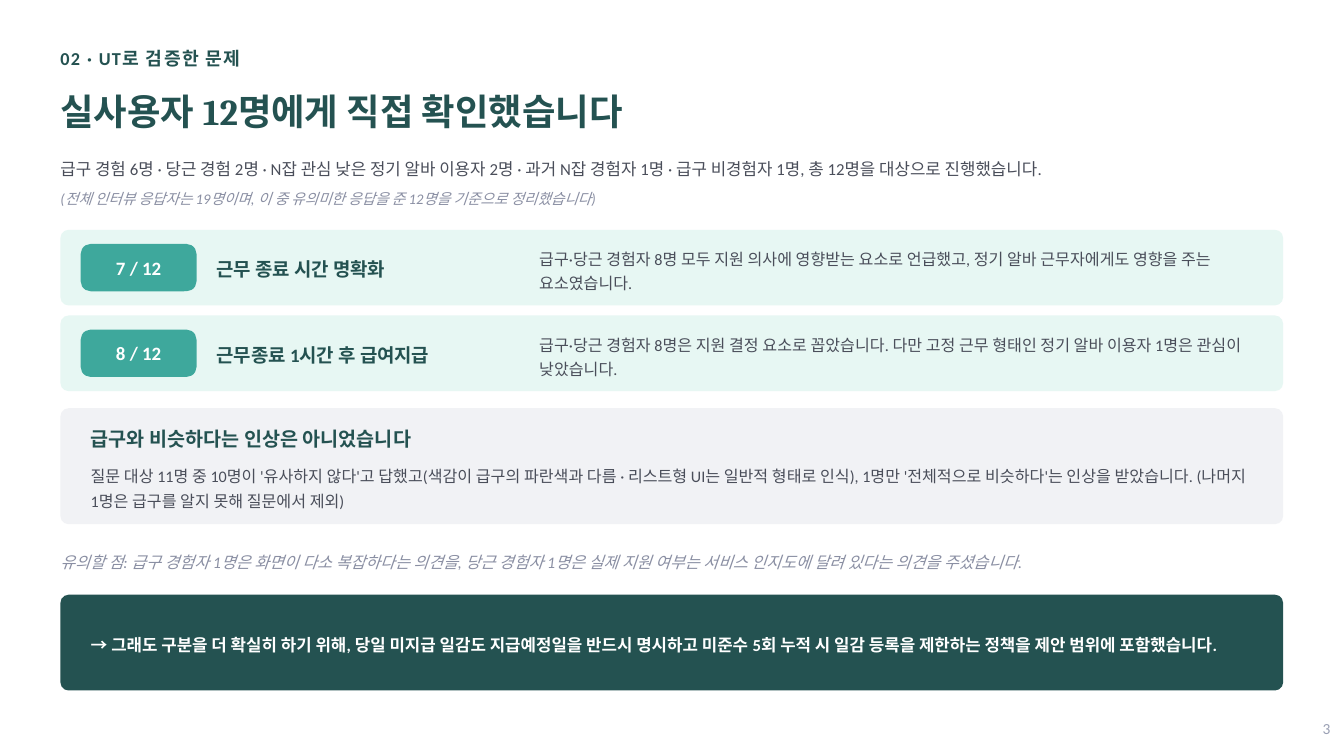
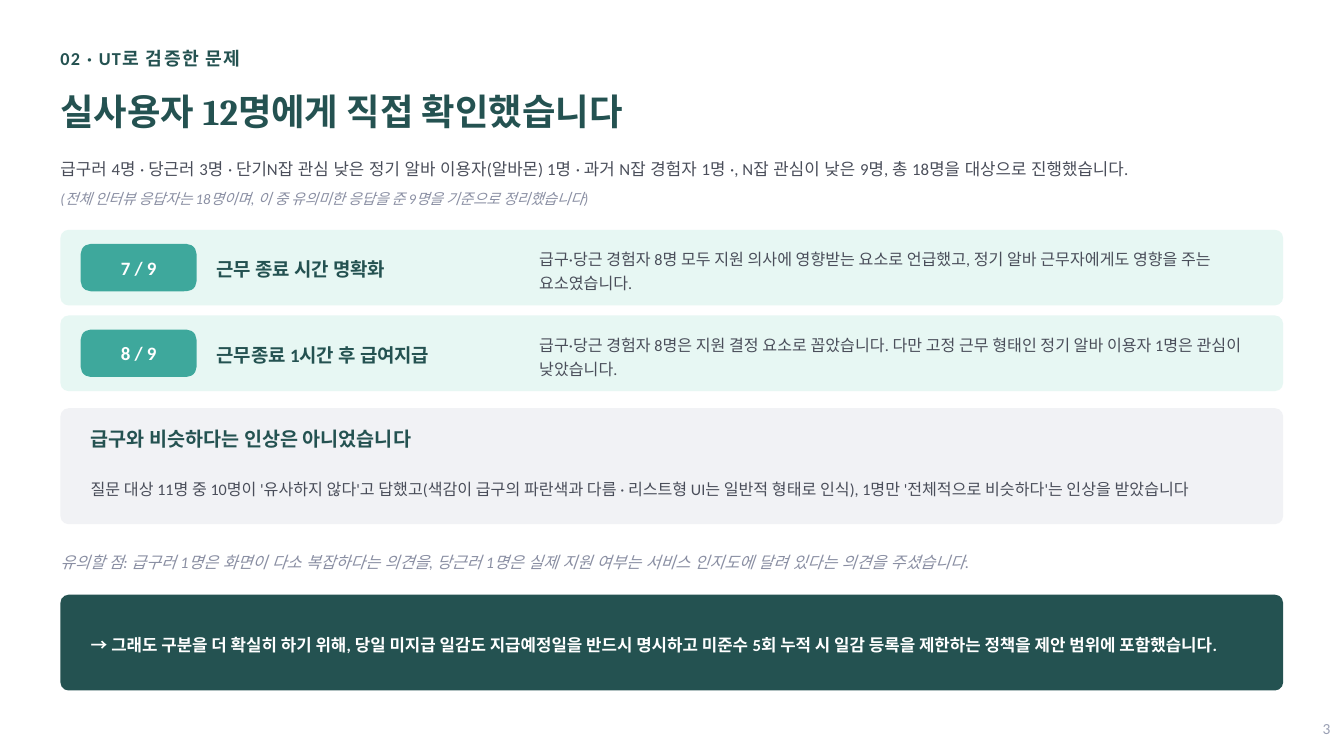
Before and after one commit to amynashiblossom/blog-new, a slide deck: slide 3 of content/01_Projects/파이널프로젝트/위솝실무미팅_제안서_20260915_이혜원.pptx. Drawn at 1344x756 pixels with LibreOffice and Linux fonts; fonts in the diff are those of the drawing. Boxes give left, top, right and bottom in pixels: in the first picture for what was removed or moved away, otherwise in the second. Text is boxed around its words. In the diff, an @@ line names an element or a change of style, - is before the commit and + after.

```diff
--- a/content/01_Projects/파이널프로젝트/위솝실무미팅_제안서_20260915_이혜원.pptx
+++ b/content/01_Projects/파이널프로젝트/위솝실무미팅_제안서_20260915_이혜원.pptx
@@ text at (60,161,1128,177): text changed @@
-급구 경험 6명 · 당근 경험 2명 · N잡 관심 낮은 정기 알바 이용자 2명 · 과거 N잡 경험자 1명 · 급구 비경험자 1명, 총 12명을 대상으로 진행했습니다.
+급구러 4명 · 당근러 3명 · 단기N잡 관심 낮은 정기 알바 이용자(알바몬) 1명 · 과거 N잡 경험자 1명 ·, N잡 관심이 낮은 9명, 총 18명을 대상으로 진행했습니다.
@@ text at (65,192,584,205): text changed @@
-(전체 인터뷰 응답자는 19명이며, 이 중 유의미한 응답을 준 12명을 기준으로 정리했습니다)
+(전체 인터뷰 응답자는 18명이며, 이 중 유의미한 응답을 준 9명을 기준으로 정리했습니다)
@@ text at (121,262,157,275): text changed @@
-7 / 12
+7 / 9
@@ text at (121,347,157,360): text changed @@
-8 / 12
+8 / 9
@@ text at (91,481,1189,497): text changed @@
-질문 대상 11명 중 10명이 '유사하지 않다'고 답했고(색감이 급구의 파란색과 다름 · 리스트형 UI는 일반적 형태로 인식), 1명만 '전체적으로 비슷하다'는 인상을 받았습니다. (나머지 1명은 급구를 알지 못해 질문에서 제외)
+질문 대상 11명 중 10명이 '유사하지 않다'고 답했고(색감이 급구의 파란색과 다름 · 리스트형 UI는 일반적 형태로 인식), 1명만 '전체적으로 비슷하다'는 인상을 받았습니다
@@ text at (60,554,965,569): text changed @@
-유의할 점: 급구 경험자 1명은 화면이 다소 복잡하다는 의견을, 당근 경험자 1명은 실제 지원 여부는 서비스 인지도에 달려 있다는 의견을 주셨습니다.
+유의할 점: 급구러 1명은 화면이 다소 복잡하다는 의견을, 당근러 1명은 실제 지원 여부는 서비스 인지도에 달려 있다는 의견을 주셨습니다.
```
Also in this commit, not shown: 3 other slides changed, 36 other files.
